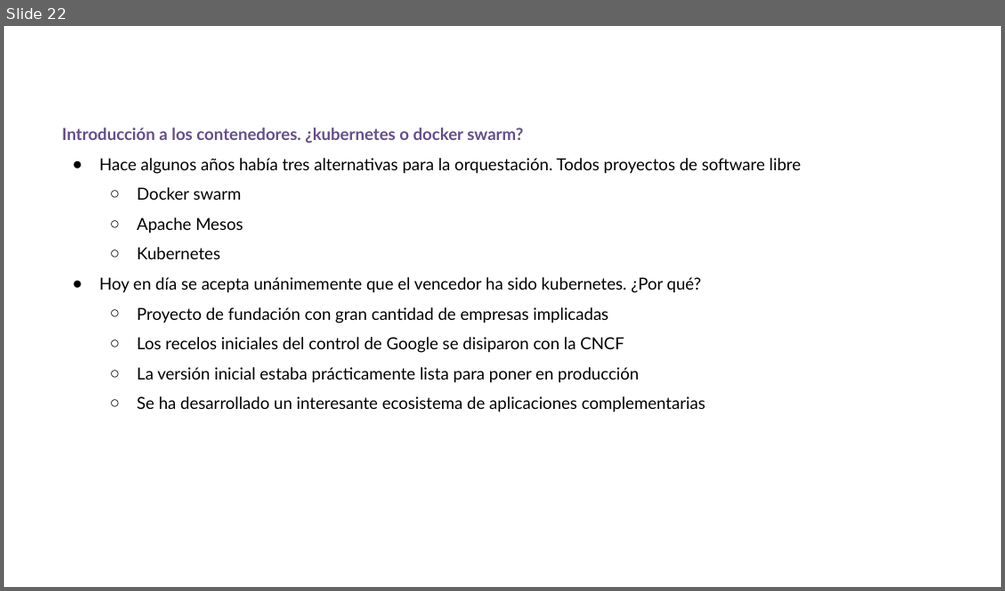
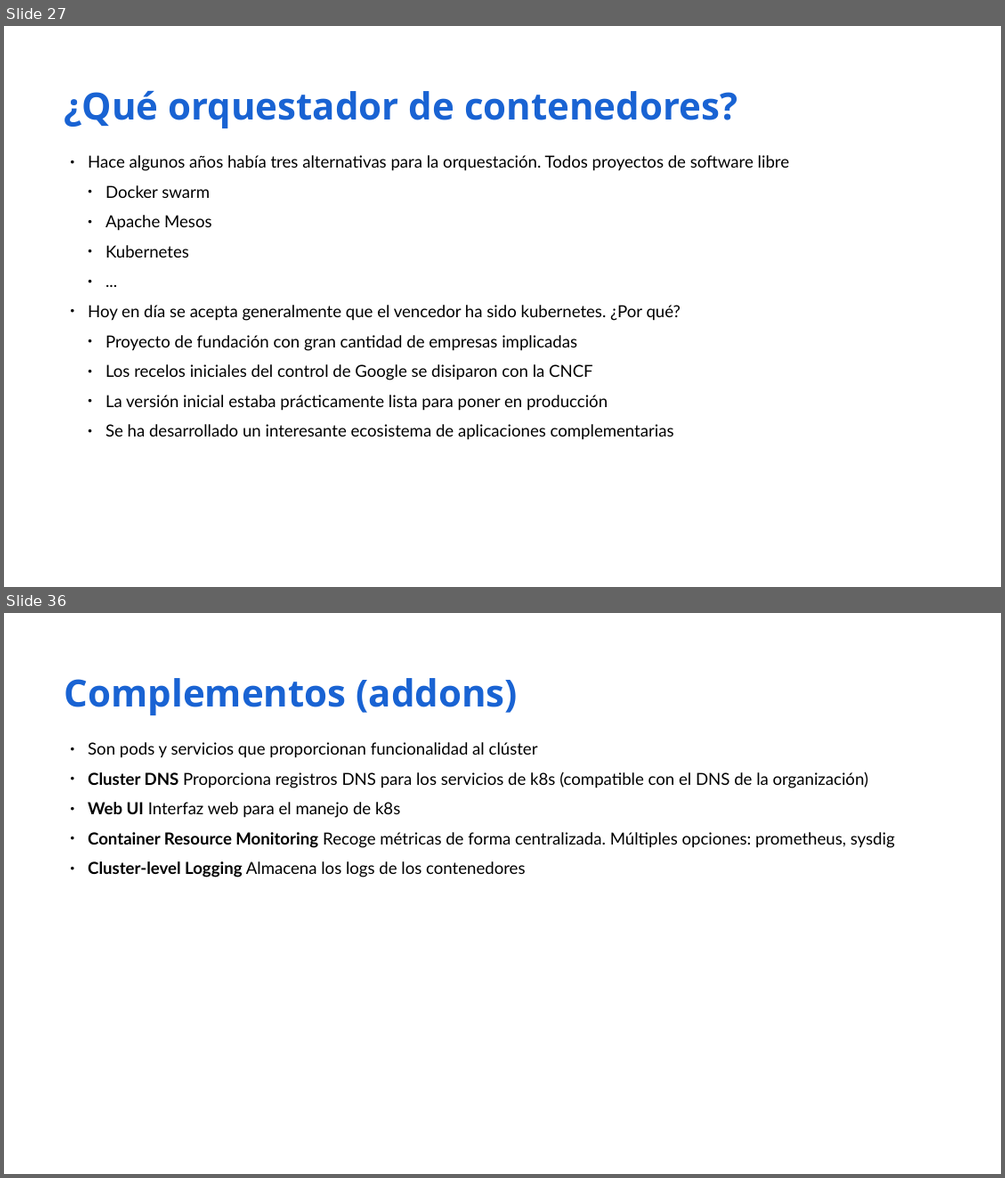
Before and after one commit to iesgn/curso_kubernetes_2020, a slide deck: unidad1/01-despliegue_aplic_contenedores.odp. Shown one above the other, each under a label of ours: slide 22 before the commit, slides 27 and 36 after it; the slides between them are not shown. The pictures are 1005x591 and 1005x1178 pixels, drawn with LibreOffice and Linux fonts; fonts in the diff are those of the drawing. Boxes give left, top, right and bottom in pixels: in the first picture for what was removed or moved away, otherwise in the second. Text is boxed around its words. In the diff, an @@ line names an element or a change of style, - is before the commit and + after.

```diff
--- a/unidad1/01-despliegue_aplic_contenedores.odp
+++ b/unidad1/01-despliegue_aplic_contenedores.odp
@@ slide 36 added at <box>4,613,1001,1174</box>, background #FFFFFF @@
@@ text added at <box>65,678,518,715</box>, 36 pt, text #1963D3, bold @@
+Complementos (addons)
@@ text added at <box>88,742,895,877</box>, 16 pt, text #000000 @@
+● Son pods y servicios que proporcionan funcionalidad al clúster
+● Cluster DNS Proporciona registros DNS para los servicios de k8s (compatible con el DNS de la organización)
+● Web UI Interfaz web para el manejo de k8s
+● Container Resource Monitoring Recoge métricas de forma centralizada. Múltiples opciones: prometheus, sysdig
+● Cluster-level Logging Almacena los logs de los contenedores
@@ what was slide 22 is now slide 27 @@
@@ slide 27 changed as well @@
@@ text added at <box>65,91,737,128</box>, 36 pt, text #1963D3, bold @@
+¿Qué orquestador de contenedores?
@@ text at <box>62,127,523,143</box>: paragraph removed @@
-Introducción a los contenedores. ¿kubernetes o docker swarm?
@@ text "Hace algunos años había tres ...": place and size @@
-text "Hace algunos años había tres ..." at <box>62,127,801,412</box>
+text "Hace algunos años había tres ..." at <box>88,155,790,440</box>
@@ text at <box>88,155,790,440</box>: indent changed; bullet ○ to ● @@
@@ text at <box>88,305,680,321</box>: text changed @@
-● Hoy en día se acepta unánimemente que el vencedor ha sido kubernetes. ¿Por qué?
+  ● ...
+● Hoy en día se acepta generalmente que el vencedor ha sido kubernetes. ¿Por qué?
```
Also in this commit, not shown: 10 other slides changed, 20 other slides added, 1 slide removed, 1 other file.
